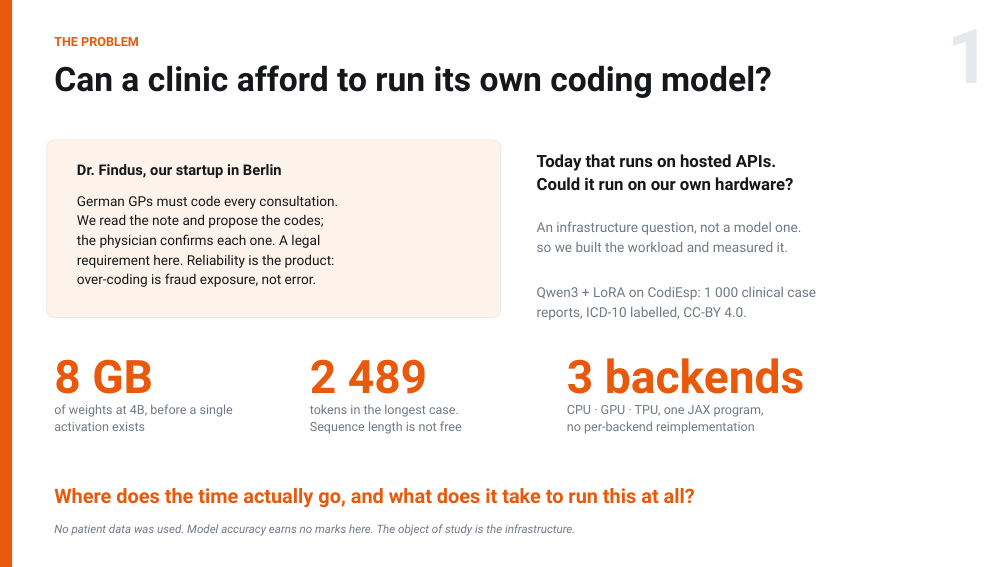
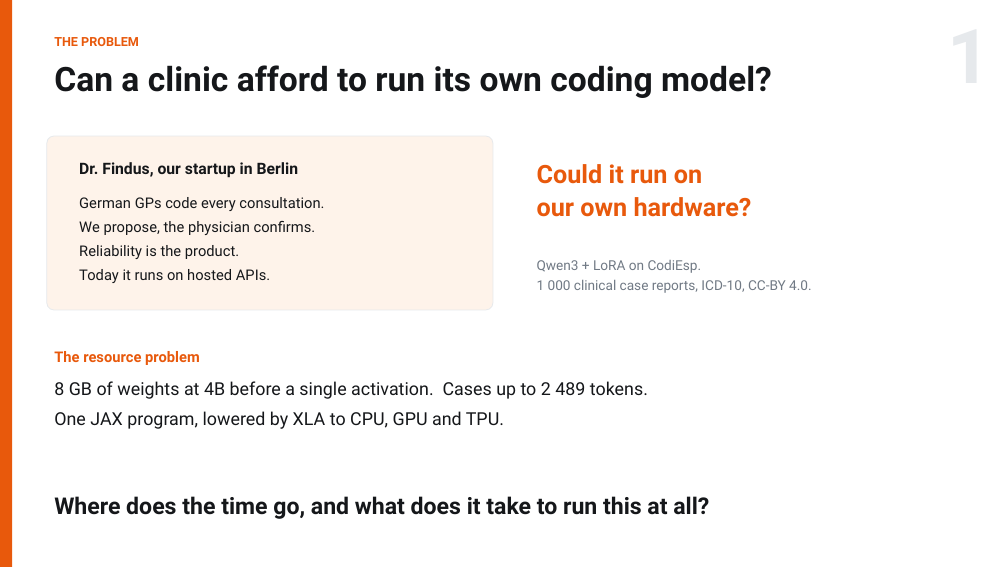
Before and after one commit to RN0L/qwen3-icd10-scaling, a slide deck: slide 1 of slides/ME344_Final_Arnold_Hambuch.pptx. Drawn at 1008x567 pixels with LibreOffice and Linux fonts; fonts in the diff are those of the drawing. Boxes give left, top, right and bottom in pixels: in the first picture for what was removed or moved away, otherwise in the second. Text is boxed around its words. In the diff, an @@ line names an element or a change of style, - is before the commit and + after.

```diff
--- a/slides/ME344_Final_Arnold_Hambuch.pptx
+++ b/slides/ME344_Final_Arnold_Hambuch.pptx
@@ rounded rectangle: place and size @@
-rounded rectangle at [47, 140, 501, 318]
+rounded rectangle at [47, 136, 493, 310]
@@ text "Dr. Findus, our startup in ..." at [79, 162, 298, 178]: size 14 to 15 pt @@
@@ text at [537, 164, 752, 217]: text changed; size 16 to 24 pt; text colour #15171A to #E8590C @@
-Today that runs on hosted APIs.
-Could it run on our own hardware?
+Could it run on
+our own hardware?
@@ text at [79, 197, 324, 283]: text changed; size 13 to 14 pt @@
-German GPs must code every consultation.
-We read the note and propose the codes;
-the physician confirms each one. A legal
-requirement here. Reliability is the product:
-over-coding is fraud exposure, not error.
+German GPs code every consultation.
+We propose, the physician confirms.
+Reliability is the product.
+Today it runs on hosted APIs.
@@ text at [537, 260, 811, 293]: text changed @@
-An infrastructure question, not a model one.
-so we built the workload and measured it.
-Qwen3 + LoRA on CodiEsp: 1 000 clinical case
-reports, ICD-10 labelled, CC-BY 4.0.
+Qwen3 + LoRA on CodiEsp.
+1 000 clinical case reports, ICD-10, CC-BY 4.0.
@@ text removed at [54, 359, 153, 405] @@
-8 GB
@@ text added at [54, 351, 200, 365], 14 pt, text #E8590C, bold @@
+The resource problem
@@ text removed at [310, 359, 427, 405] @@
-2 489
@@ text removed at [567, 358, 805, 394] @@
-3 backends
@@ text at [54, 381, 648, 429]: text changed; size 12 to 17 pt; text colour #717A85 to #15171A @@
-of weights at 4B, before a single
-activation exists
+8 GB of weights at 4B before a single activation. Cases up to 2 489 tokens.
+One JAX program, lowered by XLA to CPU, GPU and TPU.
@@ text removed at [310, 404, 462, 434] @@
-tokens in the longest case.
-Sequence length is not free
@@ text removed at [567, 405, 764, 434] @@
-CPU · GPU · TPU, one JAX program,
-no per-backend reimplementation
@@ text at [54, 496, 709, 519]: text changed; size 19 to 22 pt; text colour #E8590C to #15171A @@
-Where does the time actually go, and what does it take to run this at all?
+Where does the time go, and what does it take to run this at all?
@@ text removed at [54, 524, 575, 536] @@
-No patient data was used. Model accuracy earns no marks here. The object of study is the infrastructure.
```
Also in this commit, not shown: 3 other slides changed, 1 slide added, 1 slide removed, 6 other files.
